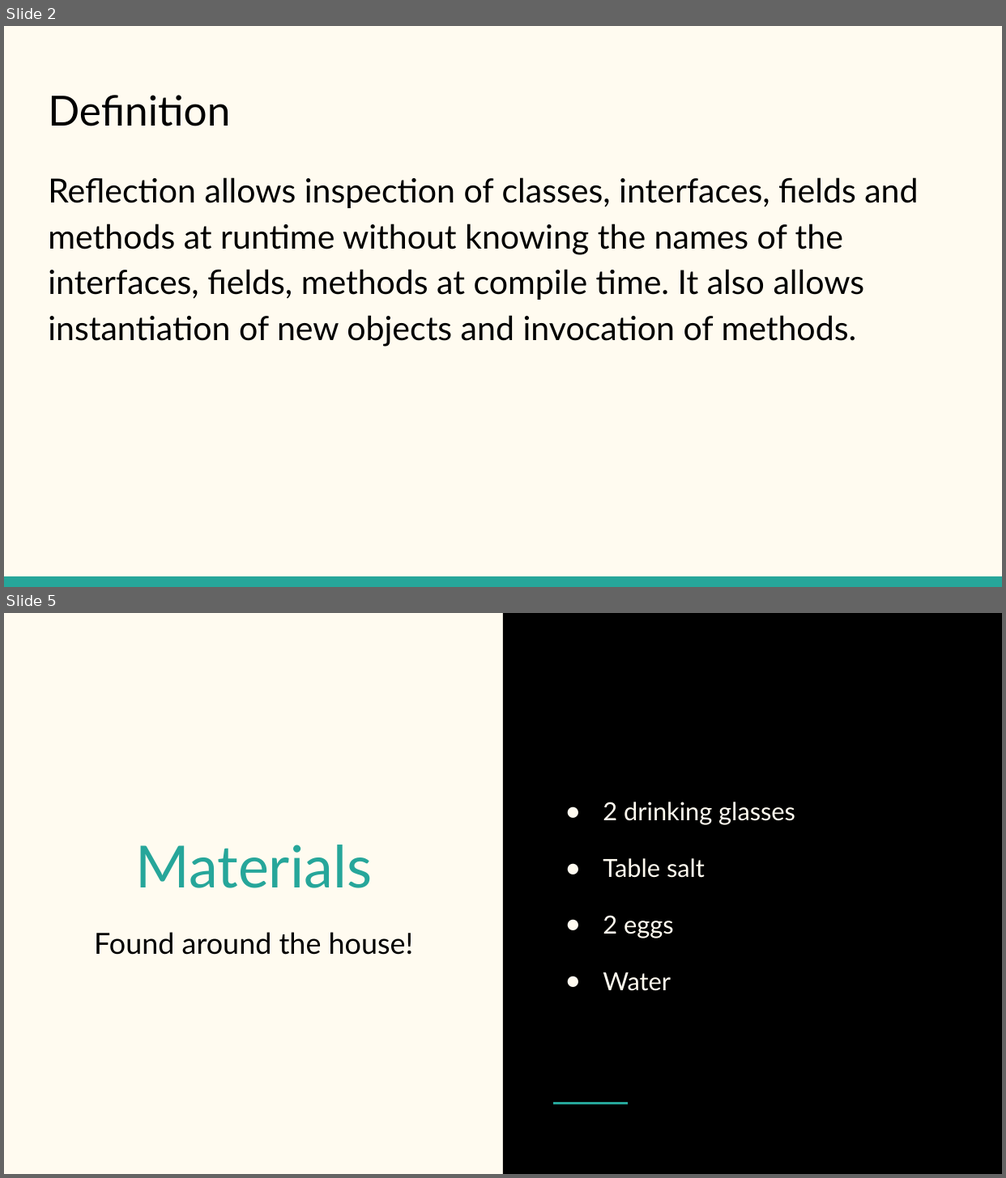
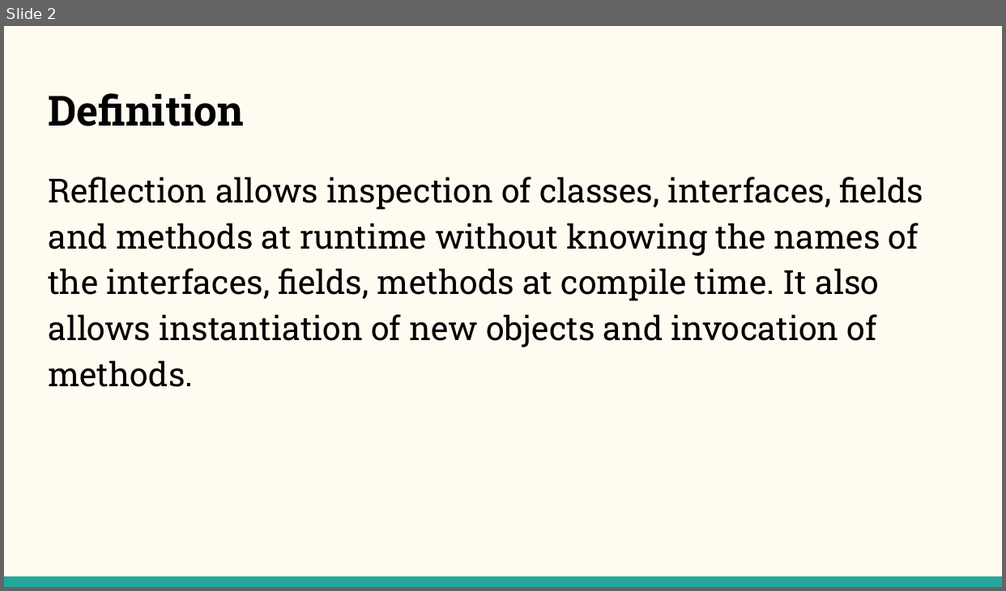
Before and after one commit to NehalPatel/Reflection, a slide deck: Reflection.pptx. Shown one above the other, each under a label of ours: slides 2 and 5 before the commit, slide 2 after it; the slides between them are not shown. The pictures are 1006x1178 and 1006x591 pixels, drawn with LibreOffice and Linux fonts; fonts in the diff are those of the drawing. Boxes give left, top, right and bottom in pixels: in the first picture for what was removed or moved away, otherwise in the second. Text is boxed around its words. In the diff, an @@ line names an element or a change of style, - is before the commit and + after.

```diff
--- a/Reflection.pptx
+++ b/Reflection.pptx
@@ slide 5 removed at (4,613,1002,1174), background #FFFBF0 @@
@@ rectangle removed at (503,613,1002,1174) @@
@@ text removed at (603,802,795,991) @@
-● 2 drinking glasses
-● Table salt
-● 2 eggs
-● Water
@@ title removed at (135,845,372,888) @@
-Materials
@@ subtitle removed at (94,932,414,955) @@
-Found around the house!
@@ line removed from (553, 1104) to (628, 1104) @@
@@ slide 2 changed as well @@
@@ title "Definition" at (48,93,244,126): font Lato to Roboto Slab, bold on @@
@@ text "Reflection allows inspection of classes, ..." at (48,177,924,387): font Lato to Roboto Slab @@
```
Also in this commit, not shown: 1 other slide changed, 8 slides added, 7 other slides removed, 7 other files.
